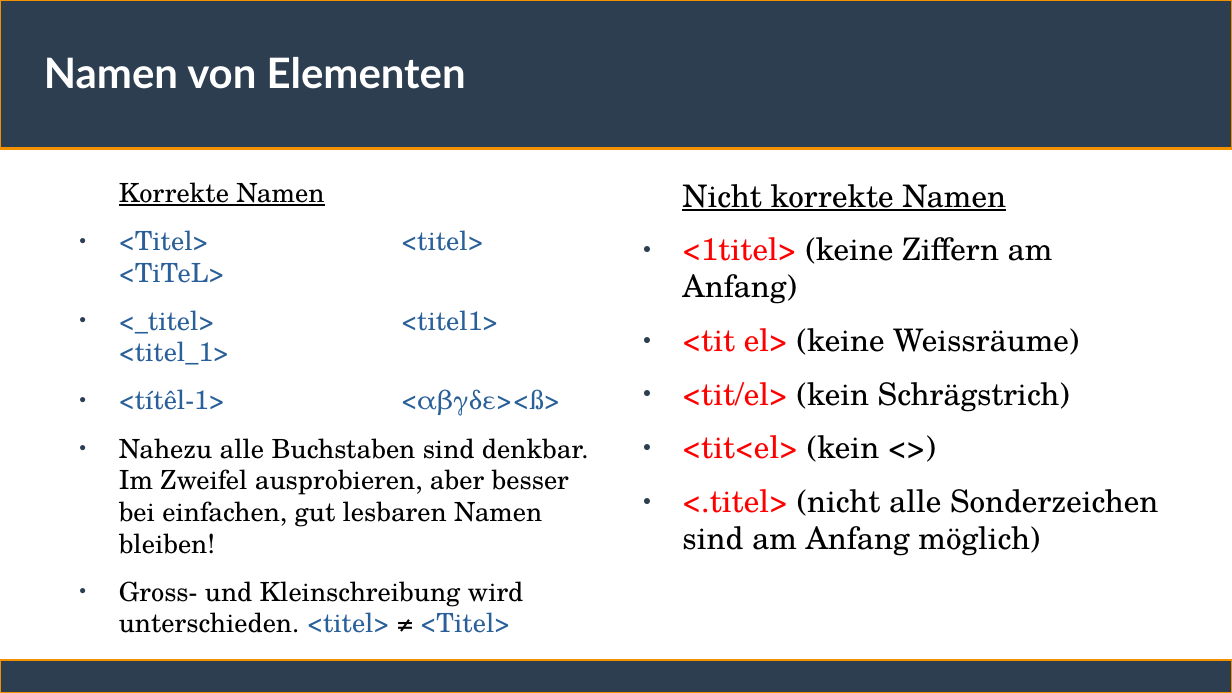
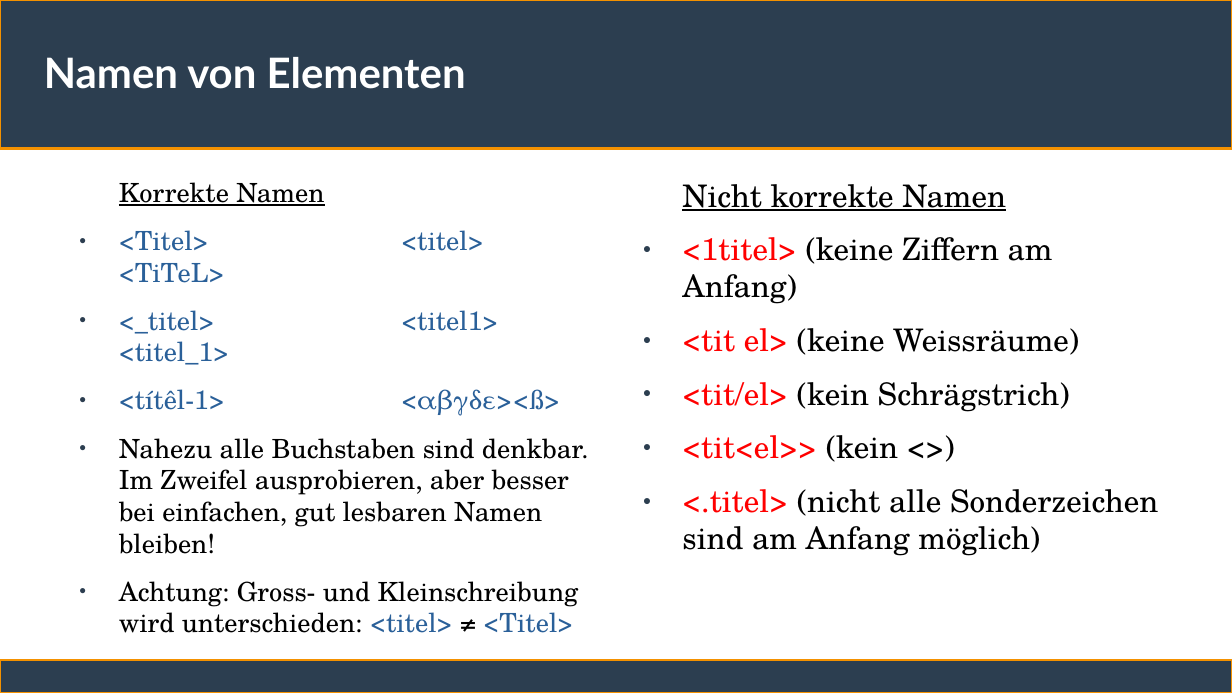
Before and after one commit to ChristianSonderUniSG/xml-kurs, a slide deck: slide 15 of sitzung_1/sitzung_1.odp. Drawn at 1232x693 pixels with LibreOffice and Linux fonts; fonts in the diff are those of the drawing. Boxes give left, top, right and bottom in pixels: in the first picture for what was removed or moved away, otherwise in the second. Text is boxed around its words. In the diff, an @@ line names an element or a change of style, - is before the commit and + after.

```diff
--- a/sitzung_1/sitzung_1.odp
+++ b/sitzung_1/sitzung_1.odp
@@ text at bbox=[682, 435, 898, 462]: text changed @@
-● <tit<el> (kein <>)
+● <tit<el>> (kein <>)
@@ text at bbox=[119, 581, 579, 633]: text changed @@
-● Gross- und Kleinschreibung wird unterschieden. <titel> ≠ <Titel>
+● Achtung: Gross- und Kleinschreibung wird unterschieden: <titel> ≠ <Titel>
```
Also in this commit, not shown: 16 other slides changed, 1 other file.
